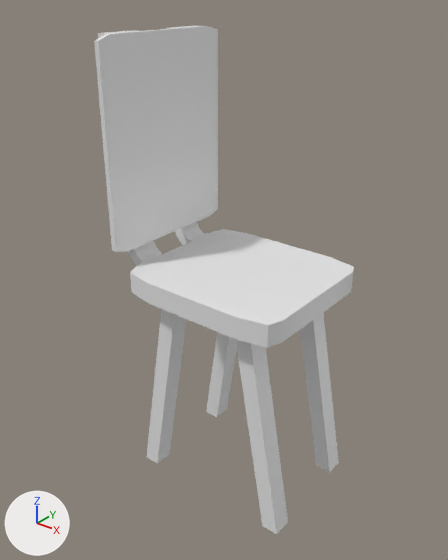
The FBX model Source/Models/Props/Stoel.FBX: old version first, new version second.
Both versions are drawn from a camera (50 mm lens) standing at (-2.816, -5.388, 0.638) and looking at (-3.617, -4.387, 0.017). Every picture has the same lights, and +X, +Y and +Z are marked at lower left.
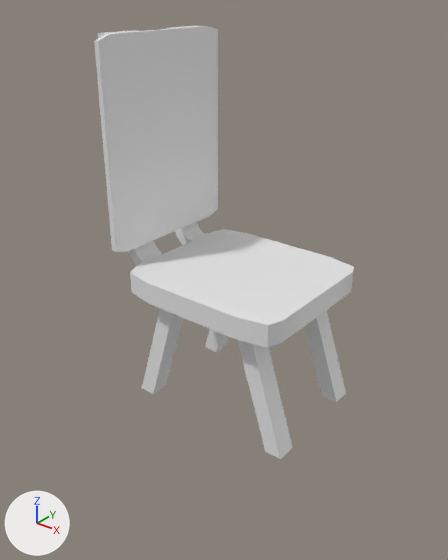
Commit message: nieuwe stoel

Boxes (x1, y1, x2, y2) around the edits, measured in the pictures (448 x 560 px; the box of a moved part takes in the faces that stretch with it):
'Box001', reshaped (15% shorter): before (94, 25, 354, 534); after (94, 25, 354, 459)
part 1 of me_mesh, moved or reshaped: before (147, 309, 187, 464); after (142, 309, 183, 394)
part 2 of me_mesh, moved or reshaped: before (206, 332, 237, 417); after (205, 329, 229, 352)
part 3 of me_mesh, moved or reshaped: before (300, 313, 339, 472); after (305, 310, 346, 402)
part 4 of me_mesh, moved or reshaped: before (236, 340, 288, 534); after (238, 340, 292, 459)

The change, as a list of edits to the scene's bpy script:
```text
Change me_mesh:
    where me_mesh.from_pydata(...)  # 188 vertices, 193 faces; spans x -0.259..0.215, y -0.186..0.183, z -0.5..0.541
    used by ob_box001; location = (-3.576, -4.368, 0.0)
    before: 92 (-0.158, -0.151, -0.5) at pixel (157, 463), 93 (-0.198, -0.151, -0.5) at pixel (146, 457), 94 (-0.198, -0.104, -0.5), 95 (-0.158, -0.104, -0.5) at pixel (169, 454)
    before: 96 (-0.198, 0.093, -0.5) at pixel (206, 411), 97 (-0.198, 0.14, -0.5), 98 (-0.158, 0.14, -0.5) at pixel (226, 409), 99 (-0.158, 0.093, -0.5) at pixel (216, 417)
    before: 100 (0.209, 0.148, -0.5) at pixel (338, 462), 101 (0.209, 0.102, -0.5) at pixel (329, 472), 102 (0.169, 0.102, -0.5) at pixel (316, 465), 103 (0.169, 0.148, -0.5)
    before: 104 (0.215, -0.1, -0.5) at pixel (287, 521), 105 (0.215, -0.147, -0.5) at pixel (276, 534), 106 (0.175, -0.147, -0.5) at pixel (262, 525), 107 (0.175, -0.1, -0.5)
    me_mesh part 1
    add for i in [*range(92, 96)]: me_mesh.vertices[i].co += Vector((0.0, 0.0, 0.221))
    me_mesh part 2
    add for i in [*range(96, 100)]: me_mesh.vertices[i].co += Vector((0.0, 0.0, 0.221))
    me_mesh part 3
    add for i in [*range(100, 104)]: me_mesh.vertices[i].co += Vector((0.0, 0.0, 0.221))
    me_mesh part 4
    add for i in [*range(104, 108)]: me_mesh.vertices[i].co += Vector((0.0, 0.0, 0.221))
```
